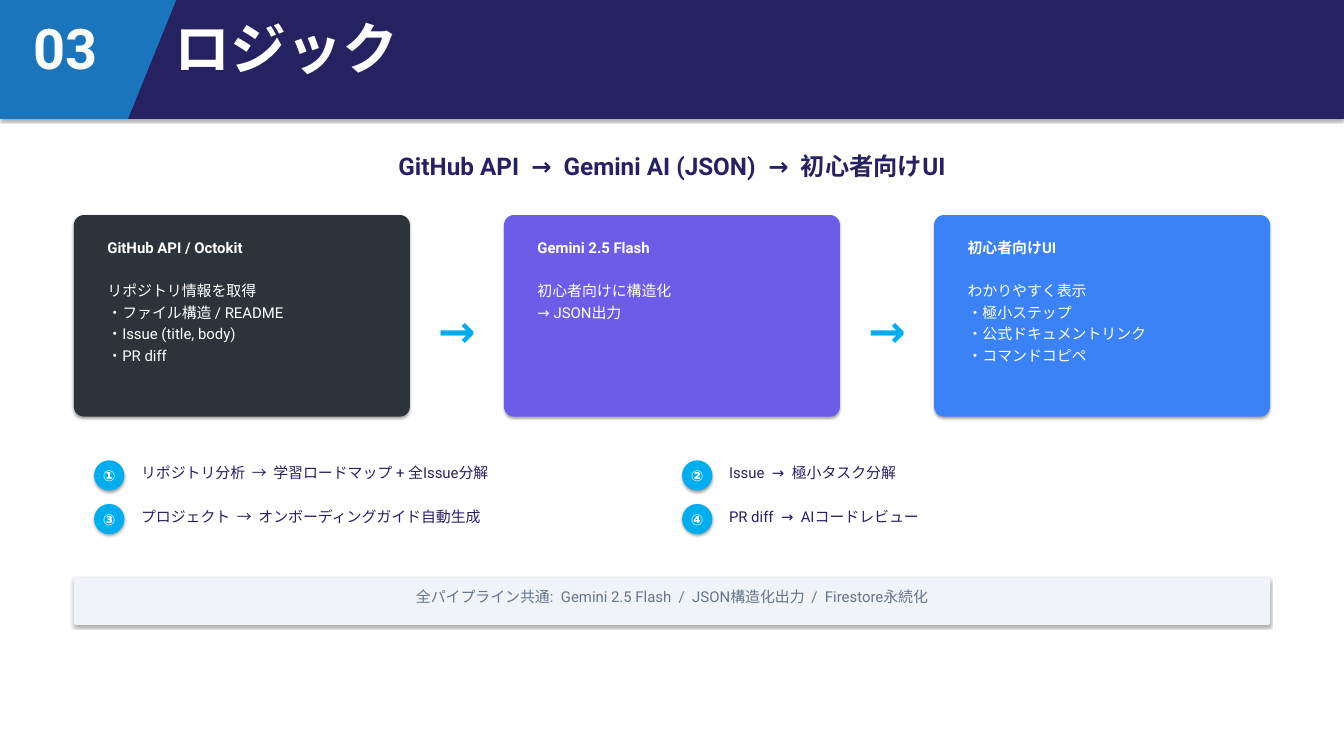
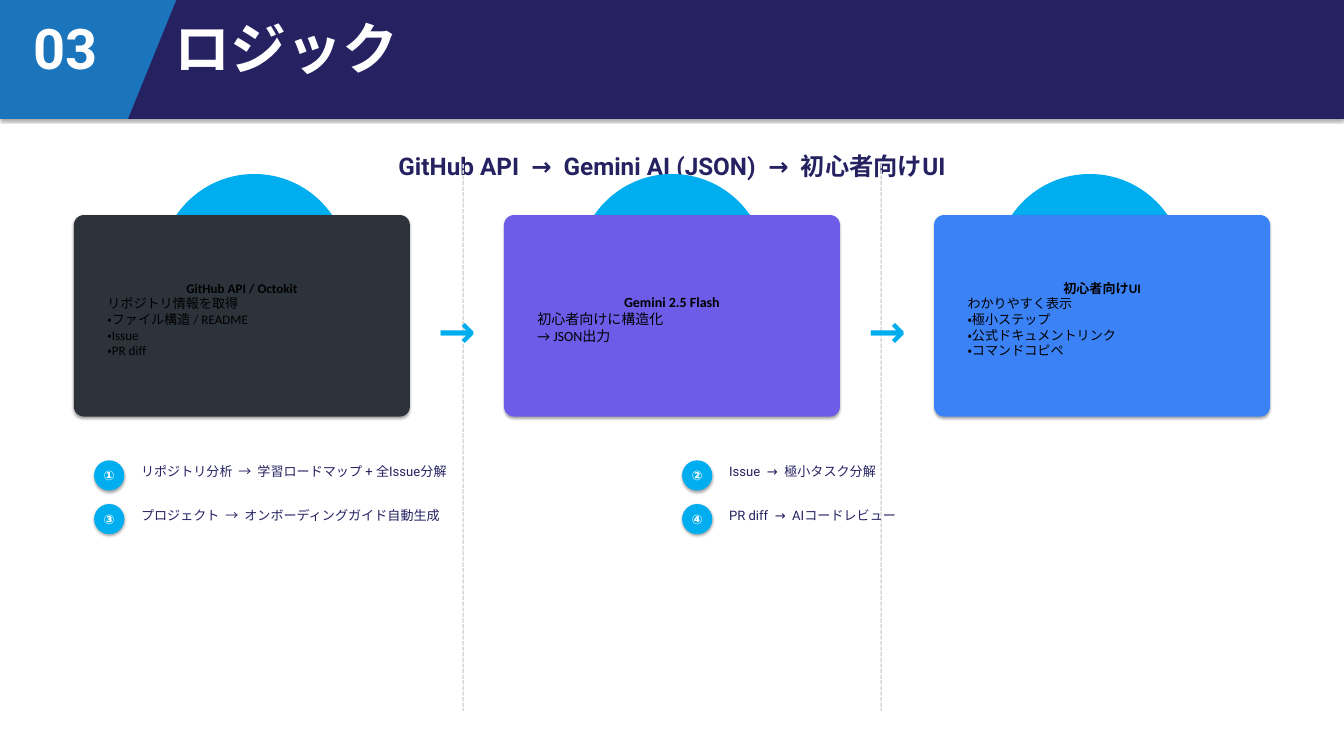
Before and after one commit to takumayellow/slide-generation-demo, a slide deck: slide 1 of outputs/StepByハッカソン/ロジック_スライド_完成.pptx. Drawn at 1344x756 pixels with LibreOffice and Linux fonts; fonts in the diff are those of the drawing; grey boxes stand for pictures. Boxes give left, top, right and bottom in pixels: in the first picture for what was removed or moved away, otherwise in the second. Text is boxed around its words. In the diff, an @@ line names an element or a change of style, - is before the commit and + after.

```diff
--- a/outputs/StepByハッカソン/ロジック_スライド_完成.pptx
+++ b/outputs/StepByハッカソン/ロジック_スライド_完成.pptx
@@ freeform shape added at bbox=[160, 174, 349, 363], fill #00AEEF @@
@@ line added from (463, 164) to (463, 711), #D9D9D9 1.5 pt dashed @@
@@ freeform shape added at bbox=[578, 174, 767, 363], fill #00AEEF @@
@@ line added from (881, 164) to (881, 711), #D9D9D9 1.5 pt dashed @@
@@ freeform shape added at bbox=[995, 174, 1184, 363], fill #00AEEF @@
@@ text "GitHub API / Octokit" at bbox=[107, 284, 298, 355]: vertical alignment top to middle @@
@@ text "Gemini 2.5 Flash" at bbox=[537, 297, 720, 342]: size 16 to 15 pt, font Roboto to Calibri, text colour #FFFFFF to #000000; alignment left to centre; less space between paragraphs; vertical alignment top to middle @@
@@ text "初心者向けUI" at bbox=[968, 282, 1141, 356]: size 16 to 14 pt, font Roboto to Calibri, text colour #FFFFFF to #000000; alignment left to centre; less space between paragraphs; vertical alignment top to middle @@
@@ text at bbox=[107, 284, 298, 355]: size 16 to 14 pt, font Roboto to Calibri, text colour #FFFFFF to #000000 in "GitHub API / Octokit", "リポジトリ情報を取得", "・ファイル構造 / README", "・PR diff"; alignment left to centre; less space between paragraphs @@
@@ text at bbox=[107, 332, 138, 340]: text changed; size 16 to 14 pt; font Roboto to Calibri; text colour #FFFFFF to #000000 @@
-・Issue (title, body)
+・Issue
@@ size 16 to 14 pt in 8 elements at bbox=[94, 460, 124, 491], bbox=[141, 465, 447, 477], bbox=[682, 460, 712, 491], bbox=[729, 465, 876, 477], bbox=[94, 504, 124, 534], bbox=[141, 509, 439, 521], bbox=[682, 504, 712, 534], bbox=[729, 510, 769, 520] @@
@@ rounded rectangle removed at bbox=[74, 578, 1270, 625] @@
@@ text removed at bbox=[416, 589, 928, 603] @@
-全パイプライン共通: Gemini 2.5 Flash / JSON構造化出力 / Firestore永続化
```
Also in this commit, not shown: 4 other files.
